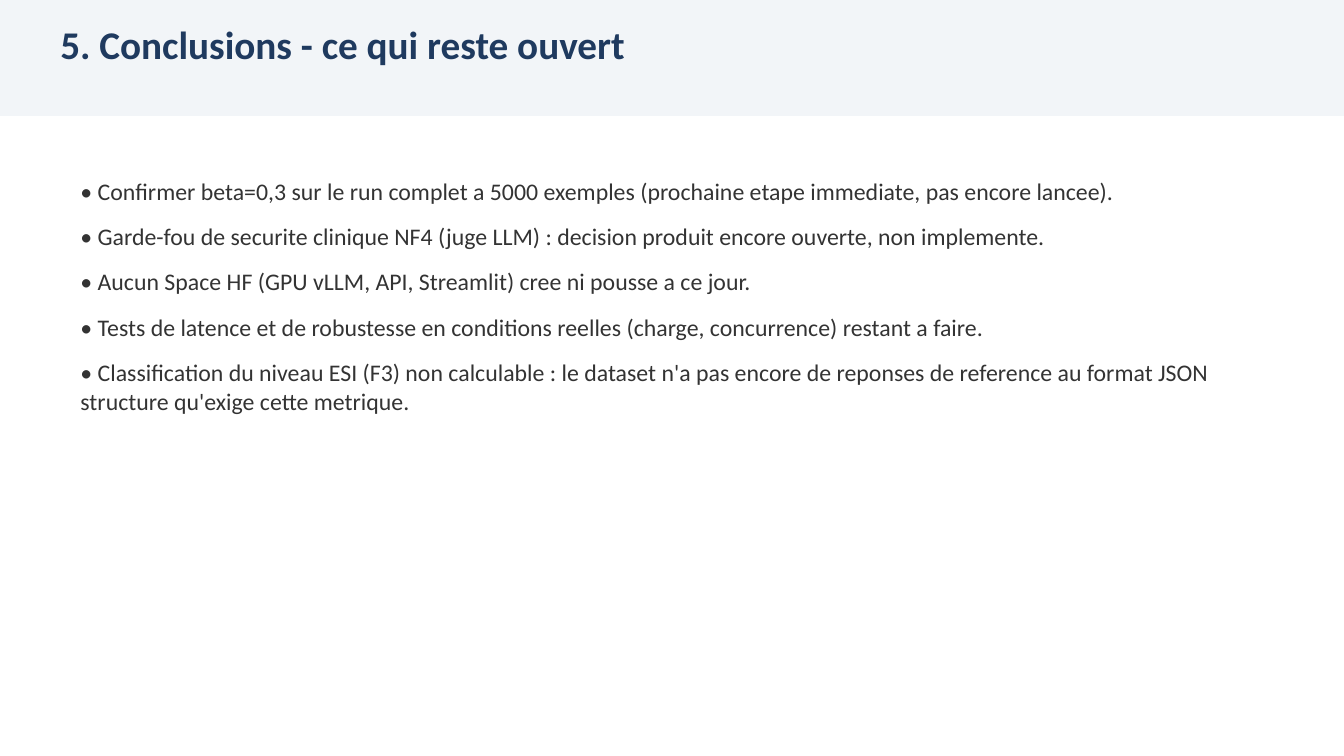
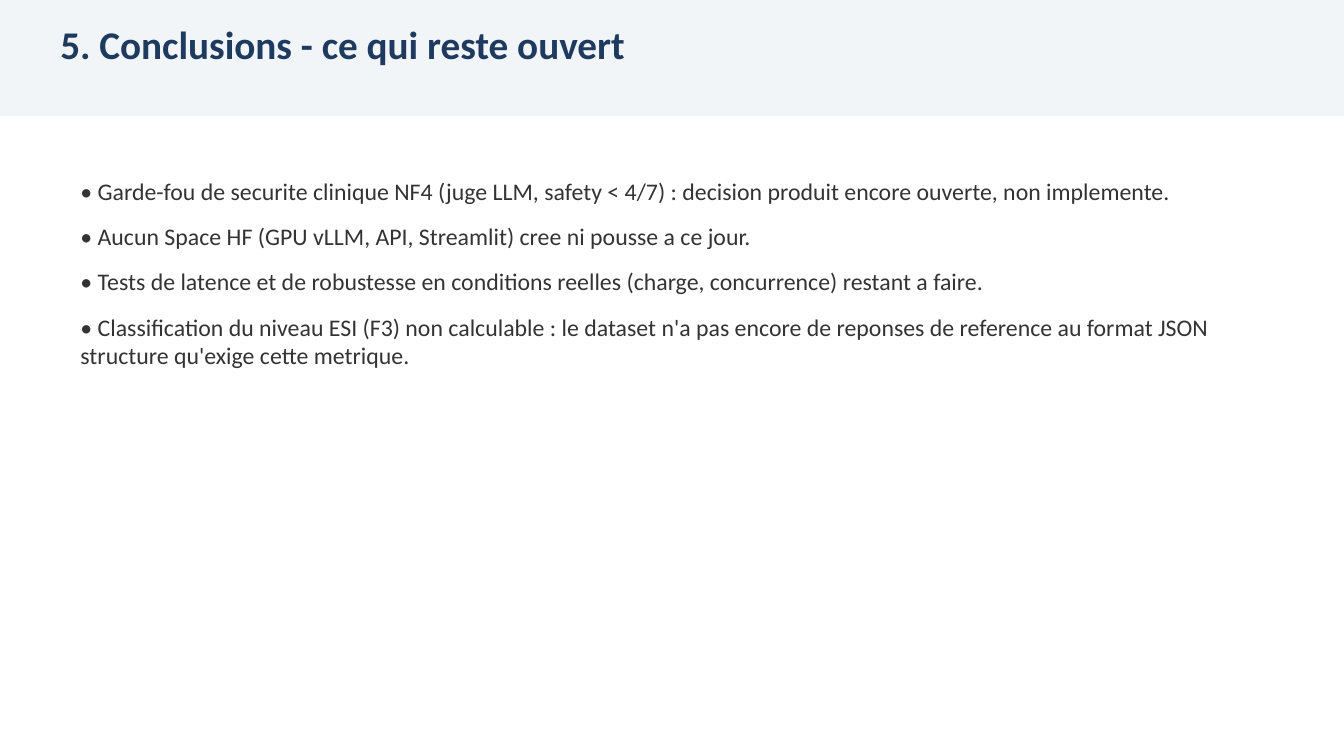
Before and after one commit to racemartin/m14_ocr, a slide deck: slide 19 of docs/00_cadrage/05_presentation_soutenance.pptx. Drawn at 1344x756 pixels with LibreOffice and Linux fonts; fonts in the diff are those of the drawing. Boxes give left, top, right and bottom in pixels: in the first picture for what was removed or moved away, otherwise in the second. Text is boxed around its words. In the diff, an @@ line names an element or a change of style, - is before the commit and + after.

Commit message:
fix(soutenance): refleter la confirmation DPO beta=0,3 a l'echelle reelle
Rebase sur main (commit local avance depuis le lancement de cette
branche) : le run complet a 5000 exemples avec beta=0,3 confirme
F1=0,110 (quasi identique au post-SFT, aucune regression par rapport
au checkpoint pas cher a 100). Met a jour les diapositives DPO
(run 5000, cause/correction, synthese, conclusions) pour retirer la
mention "a confirmer" devenue obsolete et citer les chiffres finaux.

```diff
--- a/docs/00_cadrage/05_presentation_soutenance.pptx
+++ b/docs/00_cadrage/05_presentation_soutenance.pptx
@@ text at <box>98,183,1169,204</box>: text changed @@
-• Confirmer beta=0,3 sur le run complet a 5000 exemples (prochaine etape immediate, pas encore lancee).
-• Garde-fou de securite clinique NF4 (juge LLM) : decision produit encore ouverte, non implemente.
+• Garde-fou de securite clinique NF4 (juge LLM, safety < 4/7) : decision produit encore ouverte, non implemente.
```
Also in this commit, not shown: 5 other slides changed, 1 other file.
